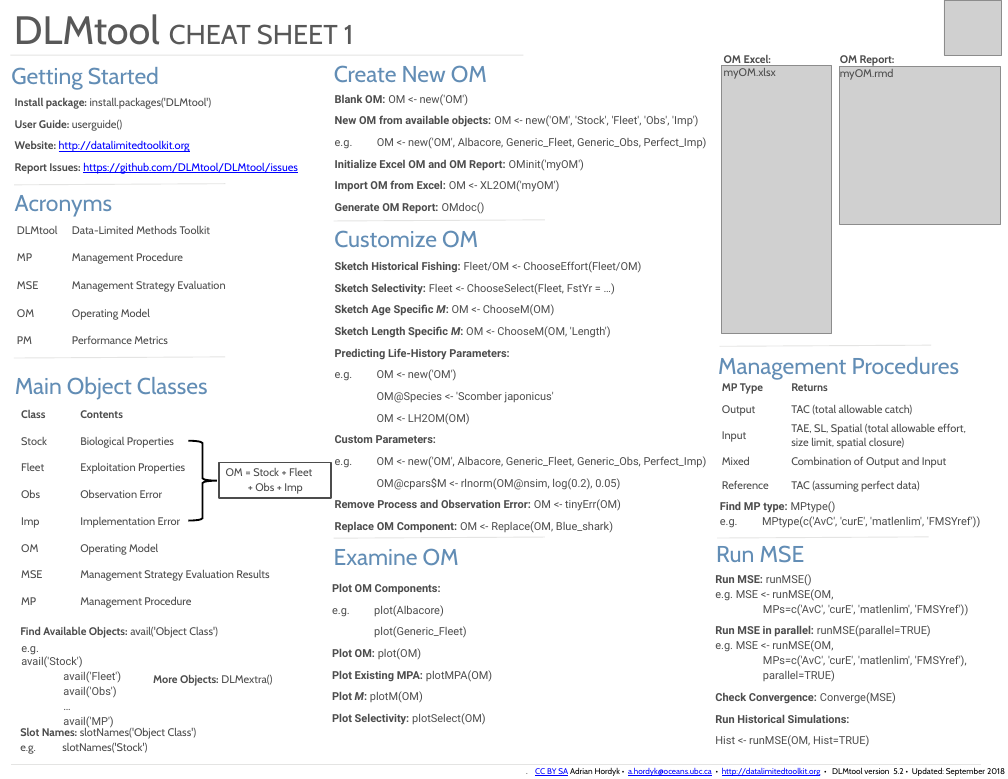
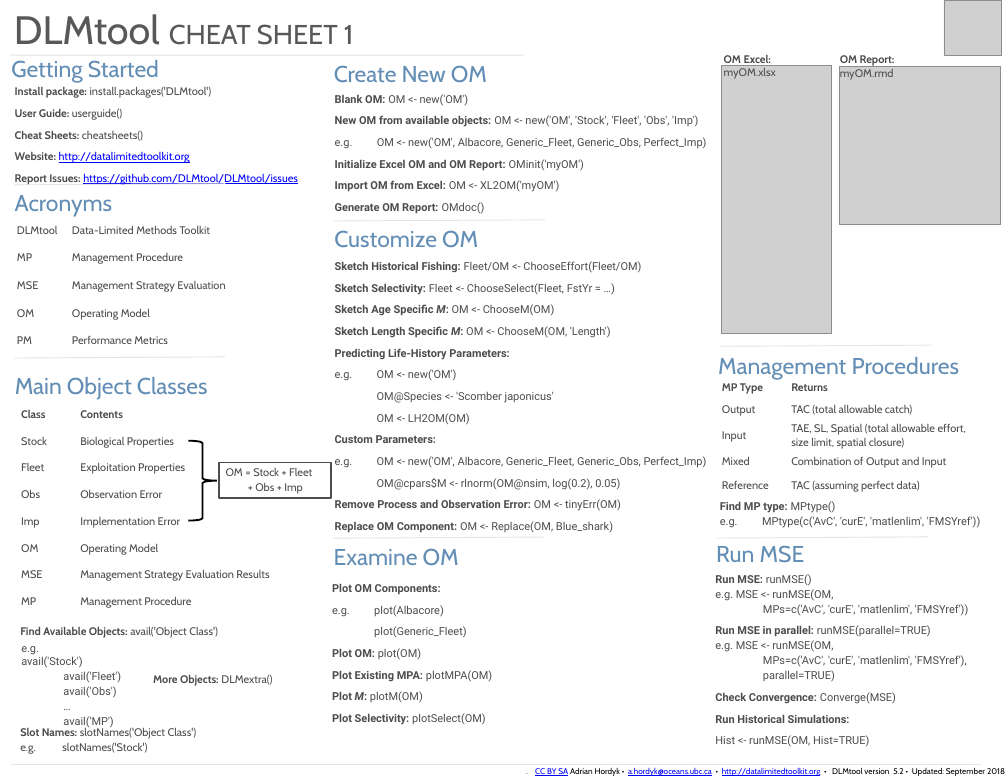
Before and after one commit to DLMtool/DLMtool, a slide deck: slide 1 of docs/cheat_sheets/DLMtool_CheatSheets.pptx. Drawn at 1008x779 pixels with LibreOffice and Linux fonts; fonts in the diff are those of the drawing; grey boxes stand for pictures. Boxes give left, top, right and bottom in pixels: in the first picture for what was removed or moved away, otherwise in the second. Text is boxed around its words. In the diff, an @@ line names an element or a change of style, - is before the commit and + after.

Commit message:
update cheatsheets

```diff
--- a/docs/cheat_sheets/DLMtool_CheatSheets.pptx
+++ b/docs/cheat_sheets/DLMtool_CheatSheets.pptx
@@ text "Getting Started": place and size @@
-text "Getting Started" at (11, 67, 159, 90)
+text "Getting Started" at (11, 60, 159, 83)
@@ text "Install package: install.packages('DLMtool')": place and size @@
-text "Install package: install.packages('DLMtool')" at (15, 98, 298, 174)
+text "Install package: install.packages('DLMtool')" at (15, 87, 298, 185)
@@ text at (15, 130, 143, 141): paragraph added @@
+  Cheat Sheets: cheatsheets()
```
Also in this commit, not shown: 1 other slide changed, 1 other file.
